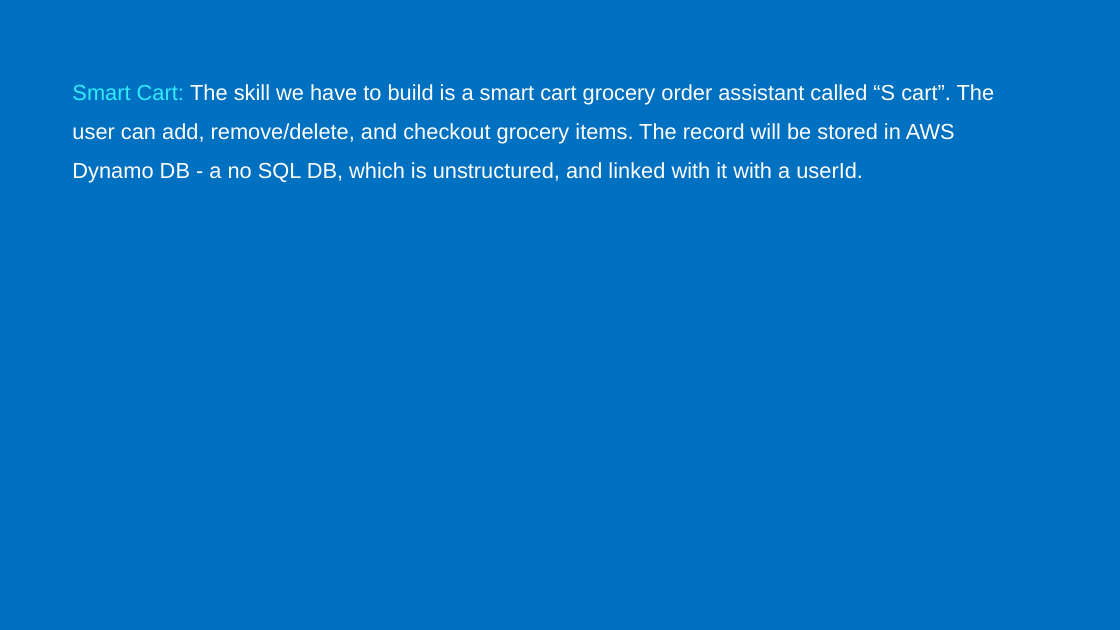
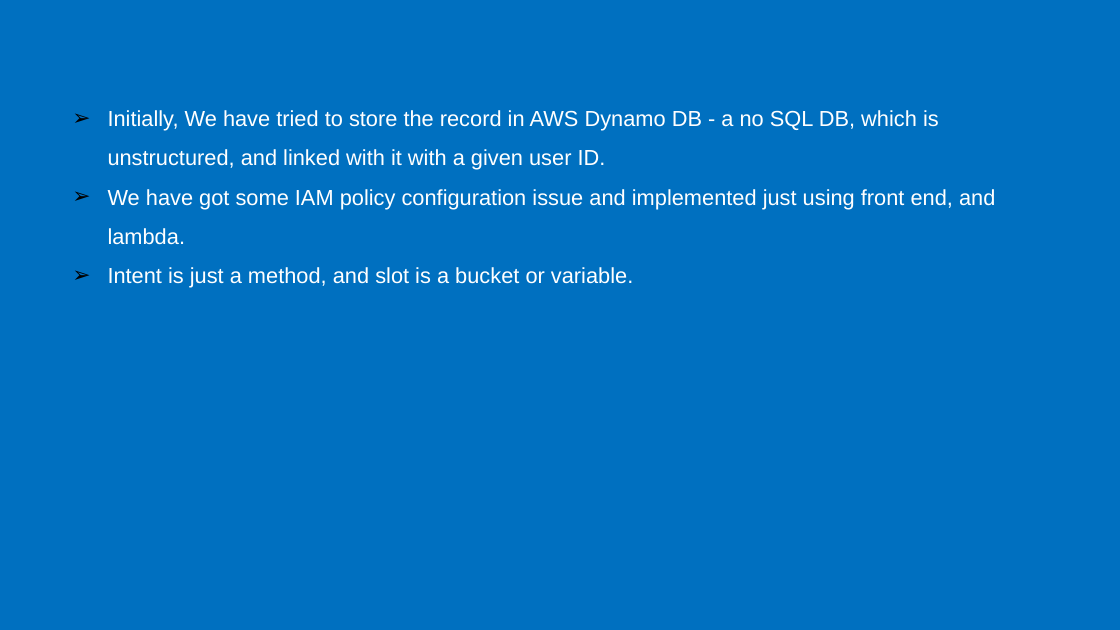
Before and after one commit to simulationpoint/cs442IoTProject, a slide deck: slide 3 of CS442IoTProject .pptx. Drawn at 1120x630 pixels with LibreOffice and Linux fonts; fonts in the diff are those of the drawing. Boxes give left, top, right and bottom in pixels: in the first picture for what was removed or moved away, otherwise in the second. Text is boxed around its words. In the diff, an @@ line names an element or a change of style, - is before the commit and + after.

```diff
--- a/CS442IoTProject .pptx
+++ b/CS442IoTProject .pptx
@@ text at bbox=[108, 110, 995, 288]: text changed @@
-Smart Cart: The skill we have to build is a smart cart grocery order assistant called “S cart”. The user can add, remove/delete, and checkout grocery items. The record will be stored in AWS Dynamo DB - a no SQL DB, which is unstructured, and linked with it with a userId.
+➢ Initially, We have tried to store the record in AWS Dynamo DB - a no SQL DB, which is unstructured, and linked with it with a given user ID.
+➢ We have got some IAM policy configuration issue and implemented just using front end, and lambda.
+➢ Intent is just a method, and slot is a bucket or variable.
```
Also in this commit, not shown: 2 other slides changed, 2 other files.
